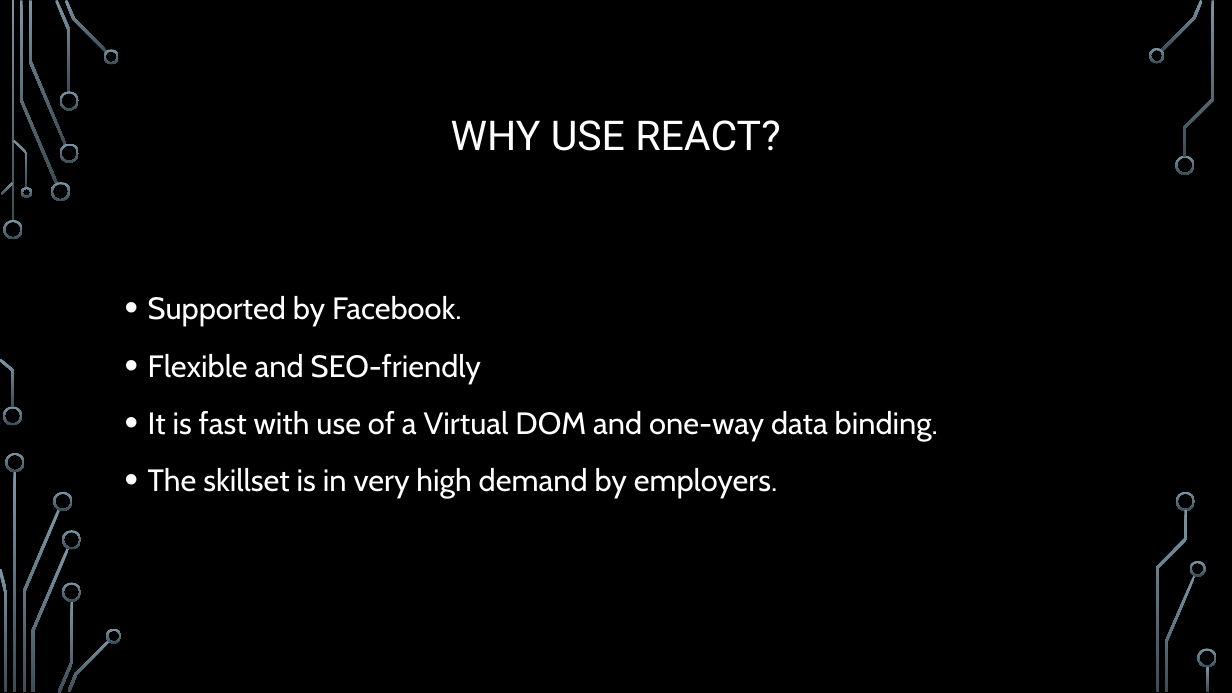
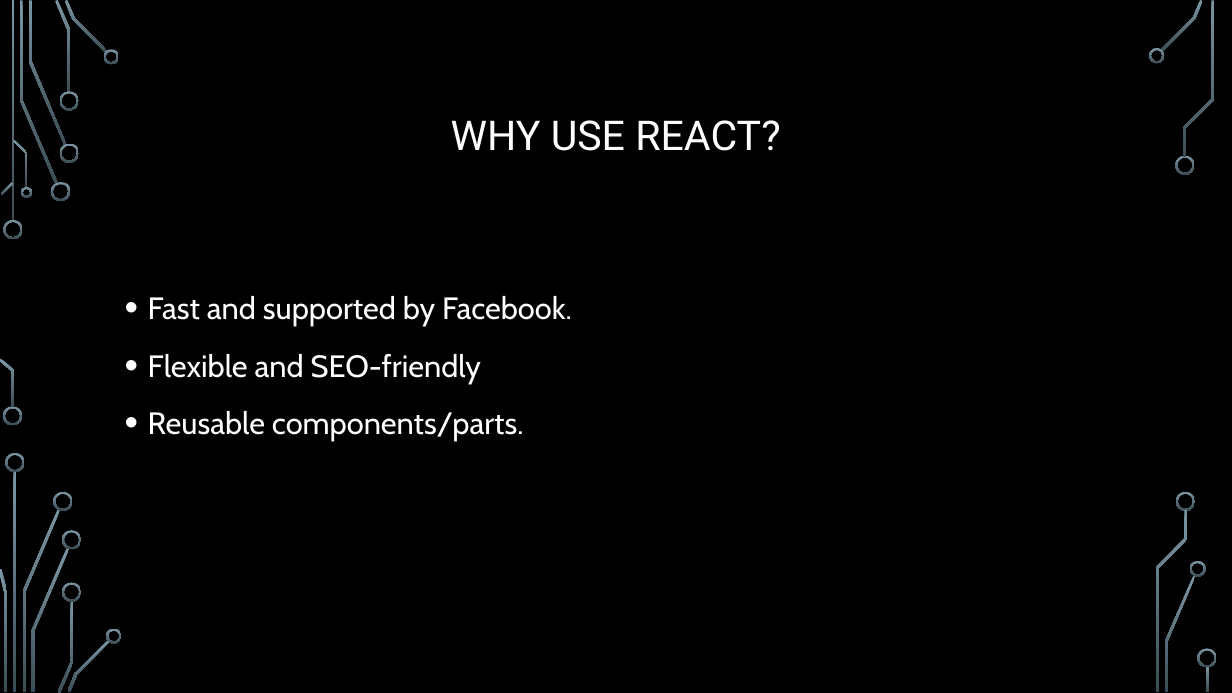
Before and after one commit to kenxwagner/ken_teaches, a slide deck: slide 4 of React/slides/react_lessons_slides.pptx. Drawn at 1232x693 pixels with LibreOffice and Linux fonts; fonts in the diff are those of the drawing; background and template pictures are left out. Boxes give left, top, right and bottom in pixels: in the first picture for what was removed or moved away, otherwise in the second. Text is boxed around its words. In the diff, an @@ line names an element or a change of style, - is before the commit and + after.

```diff
--- a/React/slides/react_lessons_slides.pptx
+++ b/React/slides/react_lessons_slides.pptx
@@ text at bbox=[148, 296, 572, 326]: text changed @@
-• Supported by Facebook.
+• Fast and supported by Facebook.
@@ text at bbox=[148, 411, 524, 441]: text changed @@
-• It is fast with use of a Virtual DOM and one-way data binding.
-• The skillset is in very high demand by employers.
+• Reusable components/parts.
```
Also in this commit, not shown: 1 other slide changed, 1 other file.
